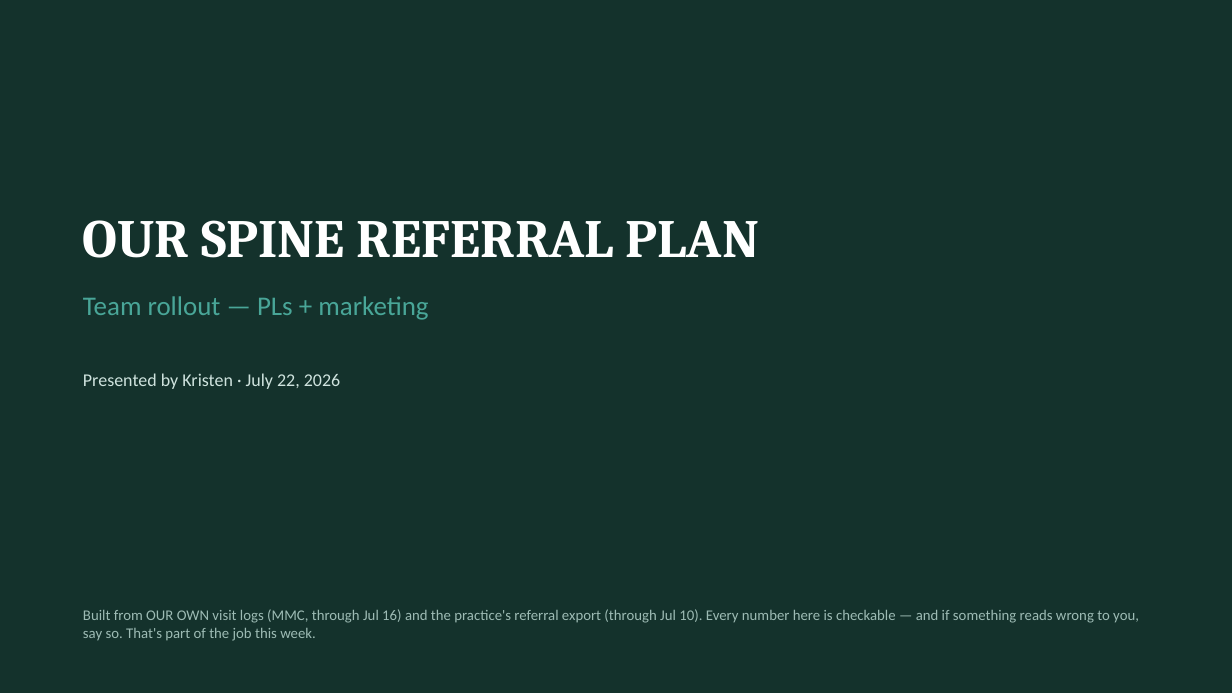
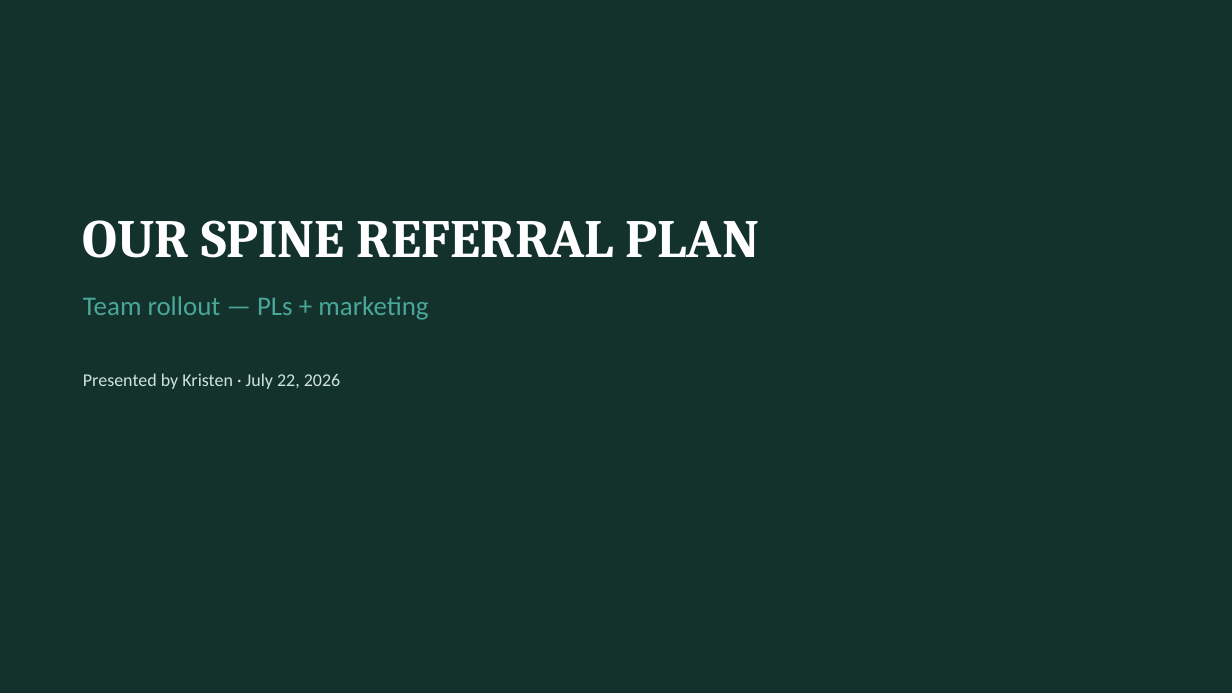
Before and after one commit to JosephAndrewMacLean/SHP, a slide deck: slide 1 of pm/kristen-share/SHP-Spine-Team-Rollout_Kristen_Jul22.pptx. Drawn at 1232x693 pixels with LibreOffice and Linux fonts; fonts in the diff are those of the drawing. Boxes give left, top, right and bottom in pixels: in the first picture for what was removed or moved away, otherwise in the second. Text is boxed around its words. In the diff, an @@ line names an element or a change of style, - is before the commit and + after.

```diff
--- a/pm/kristen-share/SHP-Spine-Team-Rollout_Kristen_Jul22.pptx
+++ b/pm/kristen-share/SHP-Spine-Team-Rollout_Kristen_Jul22.pptx
@@ text removed at (x1=83, y1=609, x2=1139, y2=641) @@
-Built from OUR OWN visit logs (MMC, through Jul 16) and the practice's referral export (through Jul 10). Every number here is checkable — and if something reads wrong to you, say so. That's part of the job this week.
```
Also in this commit, not shown: 8 other slides changed, 1 slide removed, 7 other files.
